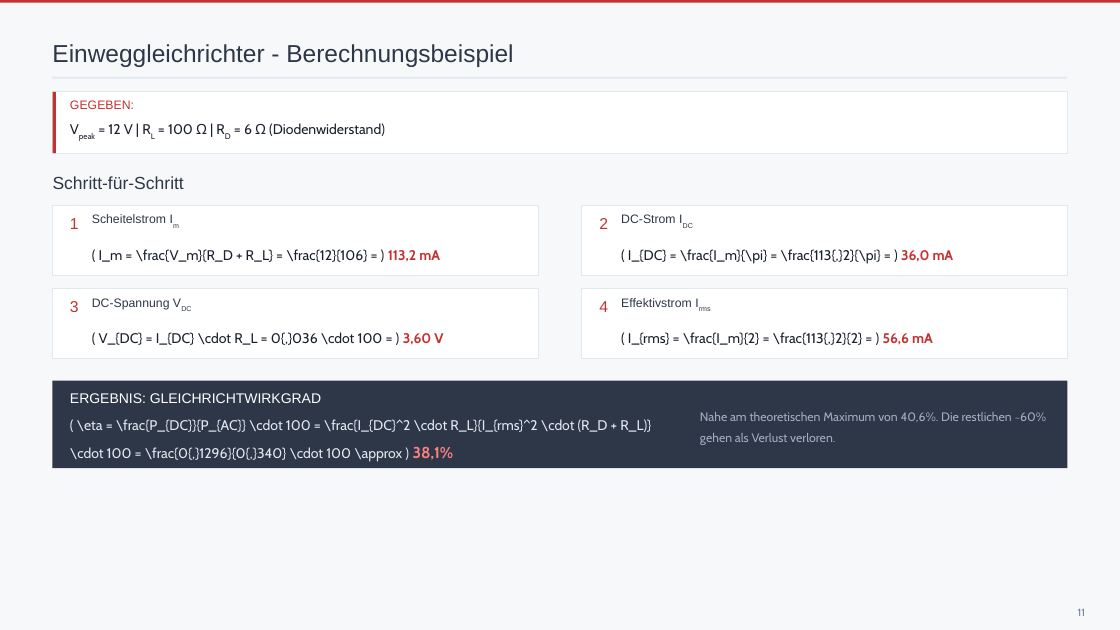
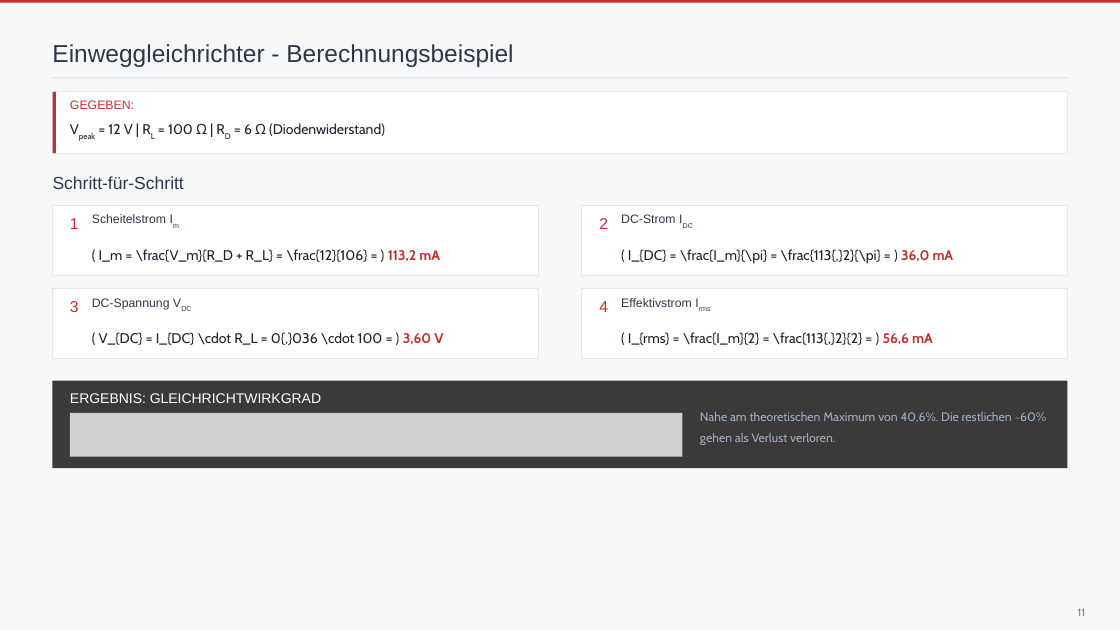
Before and after one commit to codesamu/htl4, a slide deck: slide 11 of mtrs/Der Gleichrichter.pptx. Drawn at 1120x630 pixels with LibreOffice and Linux fonts; fonts in the diff are those of the drawing; grey boxes stand for pictures. Boxes give left, top, right and bottom in pixels: in the first picture for what was removed or moved away, otherwise in the second. Text is boxed around its words. In the diff, an @@ line names an element or a change of style, - is before the commit and + after.

```diff
--- a/mtrs/Der Gleichrichter.pptx
+++ b/mtrs/Der Gleichrichter.pptx
@@ rectangle at [52,380,1067,468]: fill #2D3748 to #3A3A3A @@
@@ text removed at [70,419,651,462] @@
-( \eta = \frac{P_{DC}}{P_{AC}} \cdot 100 = \frac{I_{DC}^2 \cdot R_L}{I_{rms}^2 \cdot (R_D + R_L)} \cdot 100 = \frac{0{,}1296}{0{,}340} \cdot 100 \approx ) 38,1%
@@ picture added at [70,413,682,457] @@
```
Also in this commit, not shown: 13 other slides changed, 1 slide added, 1 slide removed.
